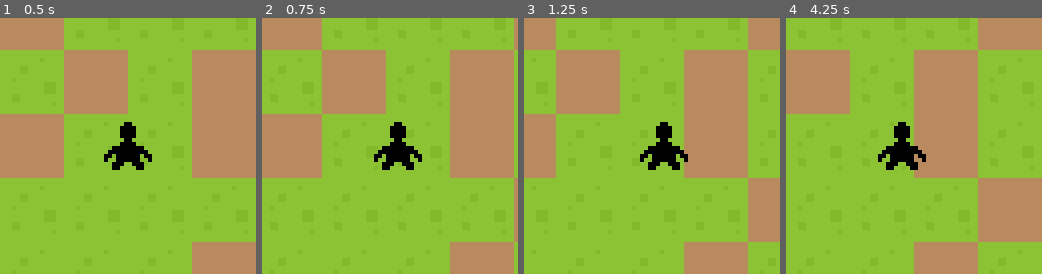
Above: before the commit, frames 1-4 (left to right).
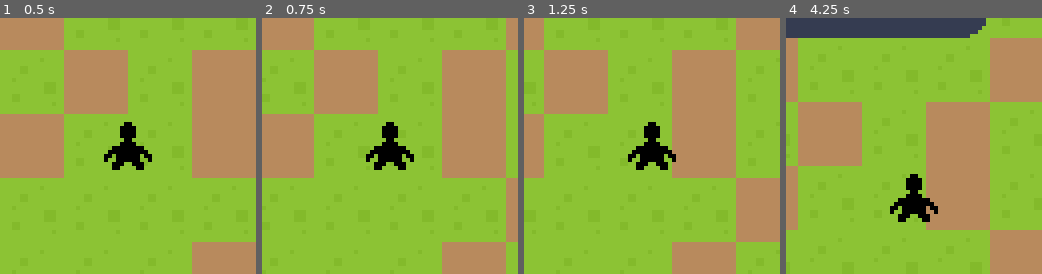
Above: after the commit, the same moments.

Repository: ItsSeaJay/LOWREZJAM2019
Game: Godot game, scene res://Game.tscn
Two runs of this game, one before a commit and one after it. Both use one fixed random seed, a clock stepped at 60 frames per second and the inputs below. The engine's default icon, where the game draws it, is replaced by a stand-in: a white triangle on a blue panel in a dark square.
Inputs:
- Up to frame 1 (0.5 s): no input
- Up to frame 2 (0.75 s): tap Enter at 0.5 s; hold Right (move_right) from 0.53 s (still down); hold Z (combat_aim, bound only after the commit) from 0.53 s (still down)
- Up to frame 3 (1.25 s): keep holding Right (move_right); keep holding Z (combat_aim, bound only after the commit)
- Up to frame 4 (4.25 s): release Right (move_right) at 1.28 s; release Z (combat_aim, bound only after the commit) at 1.28 s; hold Down (move_down) 1.28-2.03 s; tap Z (combat_aim, bound only after the commit) at 1.35, 2.85 s; hold Right (move_right) 2.03-2.78 s; hold Z (combat_aim, bound only after the commit) 2.03-2.78 s; hold Up (move_up) 2.78-3.53 s; hold Left (move_left) from 3.53 s (still down); hold Z (combat_aim, bound only after the commit) from 3.53 s (still down)

Frame 1 is identical in both runs. In frame 2, 9.4% of the frame differs, in the area x 20-99%, y 0-100%; in frame 3, 13%; in frame 4, 48%, in the area x 0-100%, y 0-100%.

Commit message:
Add manual camera lock

Diff:
--- a/godot/characters/player/Player.gd
+++ b/godot/characters/player/Player.gd
@@ -3,6 +3,11 @@
 class_name Player
 
 export(int) var speed = 16.0
+export(float) var camera_look_distance = 16.0
+export(float) var camera_lerp_weight = 0.1
+
+onready var camera = $Camera2D
+onready var camera_look_target : Vector2 = self.position
 
 var health = 100
 var velocity : Vector2
@@ -23,4 +28,12 @@
 	elif Input.is_action_pressed("move_right"):
 		direction.x += 1
 
+	# Change the direction of the camera
+	if not Input.is_action_pressed("combat_aim"):
+		camera_look_target = direction * camera_look_distance
+
+	camera.offset = Vector2(
+		lerp(camera.offset.x, camera_look_target.x, camera_lerp_weight),
+		lerp(camera.offset.y, camera_look_target.y, camera_lerp_weight)
+	)
 	velocity = move_and_slide(direction.normalized() * speed)
--- a/godot/characters/player/Player.tscn
+++ b/godot/characters/player/Player.tscn
@@ -11,6 +11,7 @@
 [node name="Player" type="KinematicBody2D"]
 z_index = 1
 script = ExtResource( 1 )
+camera_lerp_weight = 0.025
 
 [node name="CollisionShape2D" type="CollisionShape2D" parent="."]
 shape = SubResource( 1 )
@@ -20,7 +21,6 @@
 
 [node name="Camera2D" type="Camera2D" parent="."]
 current = true
-smoothing_enabled = true
 drag_margin_left = 0.0
 drag_margin_top = 0.0
 drag_margin_right = 0.0
--- a/godot/project.godot
+++ b/godot/project.godot
@@ -62,6 +62,12 @@
 , Object(InputEventKey,"resource_local_to_scene":false,"resource_name":"","device":0,"alt":false,"shift":false,"control":false,"meta":false,"command":false,"pressed":false,"scancode":68,"unicode":0,"echo":false,"script":null)
  ]
 }
+combat_aim={
+"deadzone": 0.5,
+"events": [ Object(InputEventKey,"resource_local_to_scene":false,"resource_name":"","device":0,"alt":false,"shift":false,"control":false,"meta":false,"command":false,"pressed":false,"scancode":90,"unicode":0,"echo":false,"script":null)
+, Object(InputEventKey,"resource_local_to_scene":false,"resource_name":"","device":0,"alt":false,"shift":false,"control":false,"meta":false,"command":false,"pressed":false,"scancode":76,"unicode":0,"echo":false,"script":null)
+ ]
+}
 
 [rendering]
 
